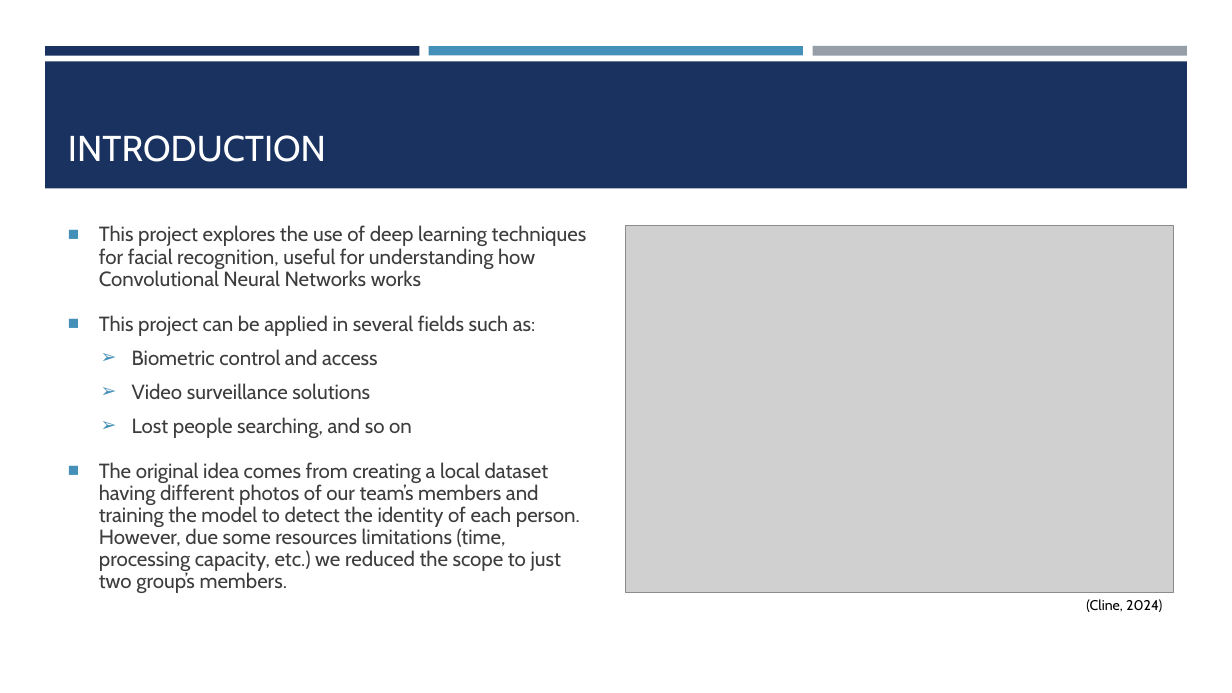
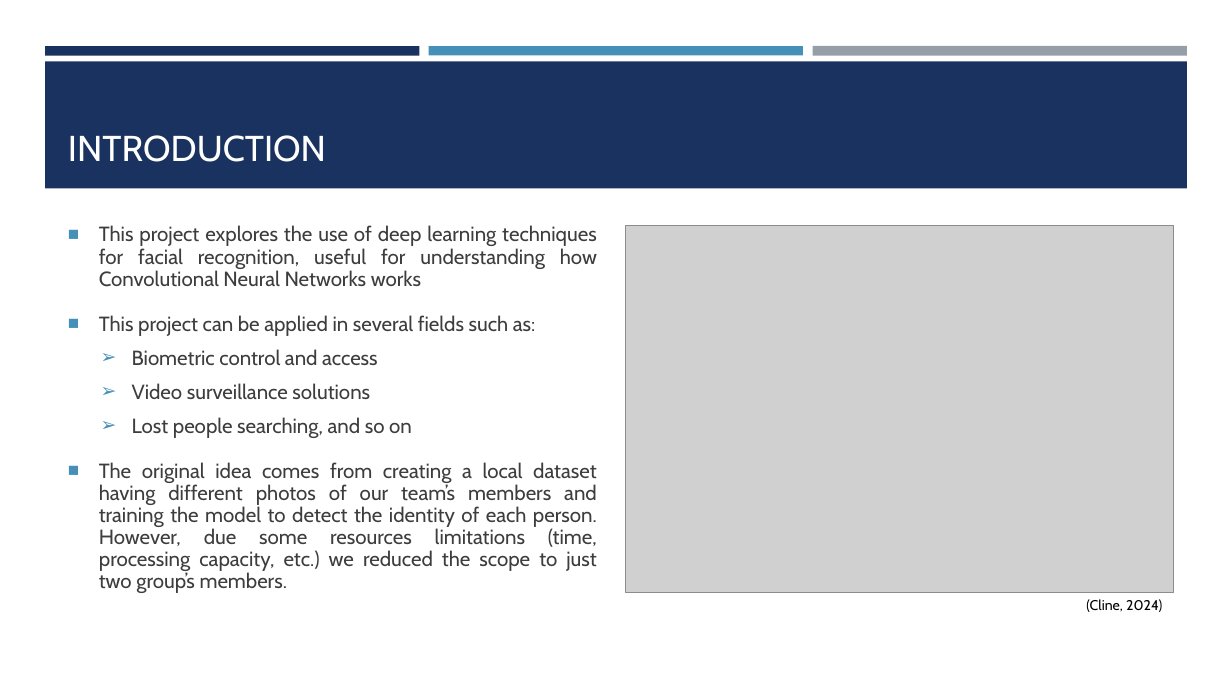
Before and after one commit to kompany04/Capstone_Project, a slide deck: slide 4 of Documents/BDM-3035.pptx. Drawn at 1232x693 pixels with LibreOffice and Linux fonts; fonts in the diff are those of the drawing; grey boxes stand for pictures. Boxes give left, top, right and bottom in pixels: in the first picture for what was removed or moved away, otherwise in the second. Text is boxed around its words. In the diff, an @@ line names an element or a change of style, - is before the commit and + after.

```diff
--- a/Documents/BDM-3035.pptx
+++ b/Documents/BDM-3035.pptx
@@ text "This project explores the use ..." at <box>99,225,597,593</box>: alignment left to justified @@
```
Also in this commit, not shown: 2 other slides changed, 2 slides added, 2 slides removed, 22 other files.
